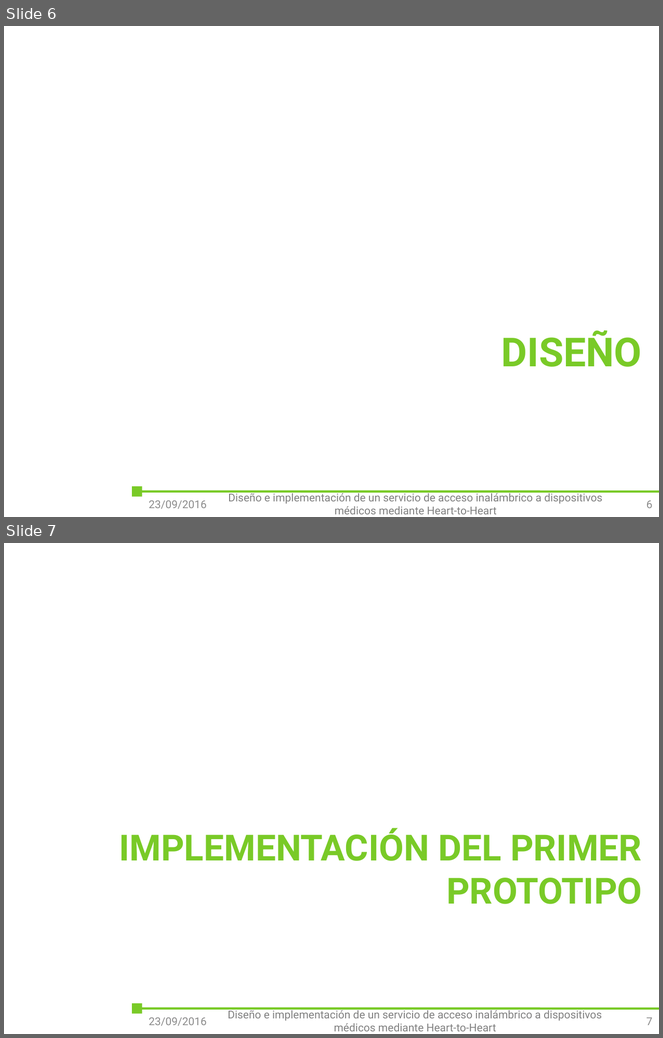
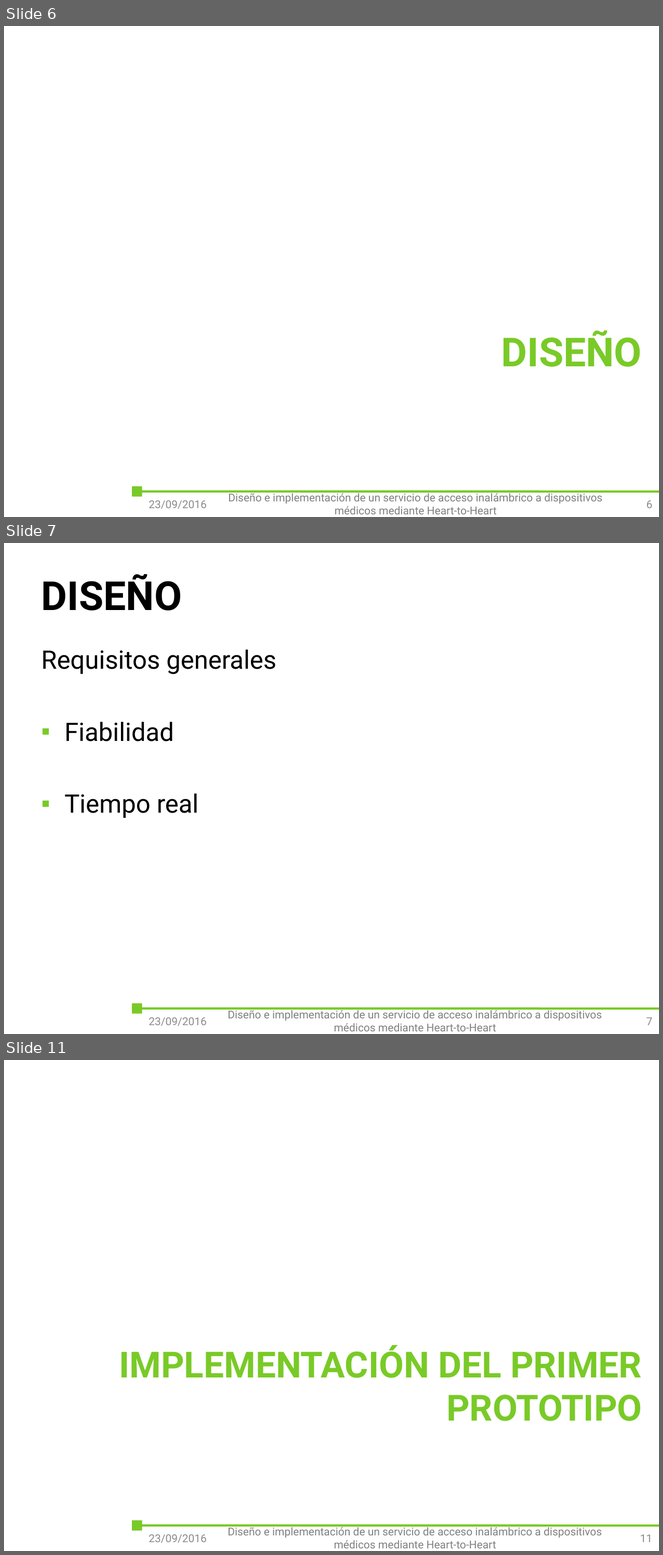
Before and after one commit to outsidersdelaelectronica/tiic-2015, a slide deck: doc/Tomas/presentacion/Diseño e implementación de un servicio de acceso inalámbrico a dispositivos médicos mediante Heart-to-Heart.pptx. Shown one above the other, each under a label of ours: slides 6 and 7 before the commit, slides 6, 7 and 11 after it; the slides between them are not shown. The pictures are 663x1038 and 663x1555 pixels, drawn with LibreOffice and Linux fonts; fonts in the diff are those of the drawing; background and template pictures are left out. Boxes give left, top, right and bottom in pixels: in the first picture for what was removed or moved away, otherwise in the second. Text is boxed around its words. In the diff, an @@ line names an element or a change of style, - is before the commit and + after.

```diff
--- a/doc/Tomas/presentacion/Diseño e implementación de un servicio de acceso inalámbrico a dispositivos médicos mediante Heart-to-Heart.pptx
+++ b/doc/Tomas/presentacion/Diseño e implementación de un servicio de acceso inalámbrico a dispositivos médicos mediante Heart-to-Heart.pptx
@@ slide 7 added at box(4, 543, 659, 1034), background #FFFFFF; not listed: 2 template elements that a slide beside it also shows @@
@@ title added at box(41, 574, 182, 611), 44 pt, text #000000, bold @@
+DISEÑO
@@ text added at box(41, 650, 276, 818), 28 pt, text #000000 @@
+Requisitos generales
+▪ Fiabilidad
+▪ Tiempo real
@@ text added at box(228, 1009, 602, 1032), 12 pt, text #808080 @@
+Diseño e implementación de un servicio de acceso inalámbrico a dispositivos médicos mediante Heart-to-Heart
@@ text added at box(149, 1018, 207, 1026), 12 pt, text #8C8C8C @@
+23/09/2016
@@ page number added at box(647, 1018, 653, 1026), 12 pt, text #8C8C8C @@
+7
@@ what was slide 7 is now slide 11 @@
@@ page number at box(640, 1535, 653, 1543): text changed @@
-7
+11
```
Also in this commit, not shown: 1 slide changed, 3 other slides added, 13 other files.
